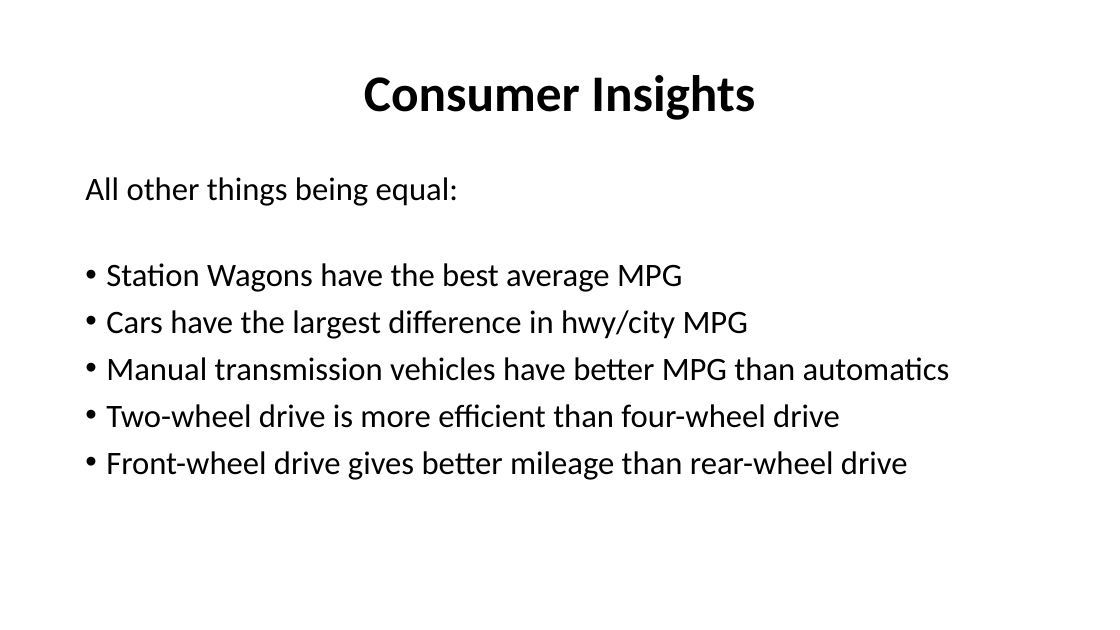
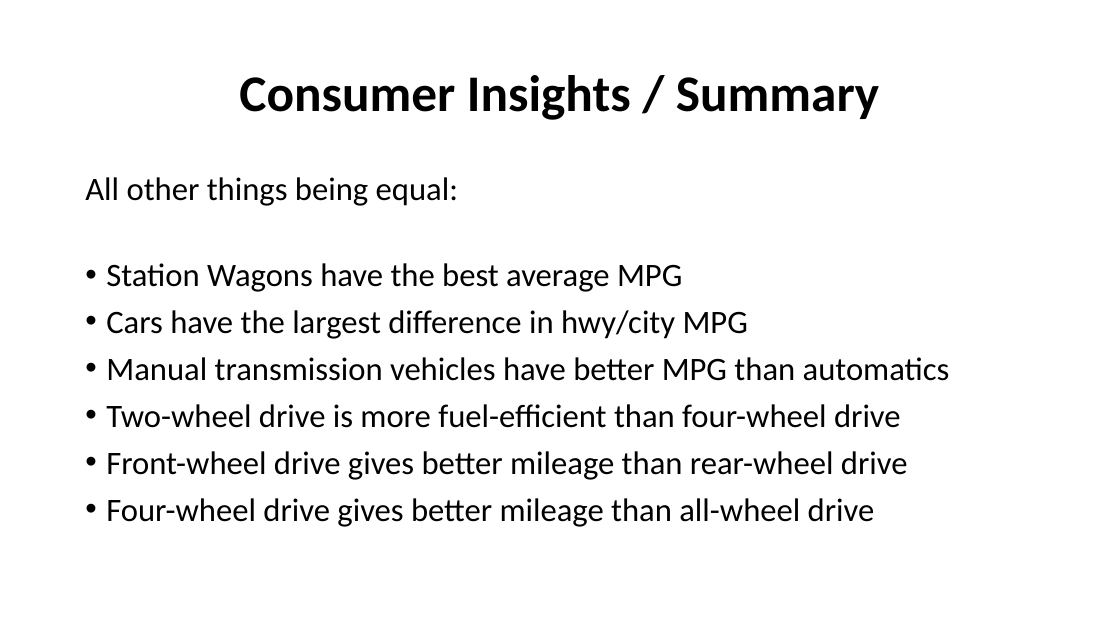
Before and after one commit to spenser-v/EPA_Data_Analysis, a slide deck: slide 12 of thinkful data analysis capstone.pptx (slide 10 before the commit). Drawn at 1120x630 pixels with LibreOffice and Linux fonts; fonts in the diff are those of the drawing. Boxes give left, top, right and bottom in pixels: in the first picture for what was removed or moved away, otherwise in the second. Text is boxed around its words. In the diff, an @@ line names an element or a change of style, - is before the commit and + after.

Commit message:
Statistical analysis on EPA fuel economy dataset: Excel workbook and Powerpoint presentation

```diff
--- a/thinkful data analysis capstone.pptx
+++ b/thinkful data analysis capstone.pptx
@@ title at box(239, 75, 879, 120): text changed @@
-Consumer Insights
+Consumer Insights / Summary
@@ text at box(106, 404, 901, 428): text changed @@
-• Two-wheel drive is more efficient than four-wheel drive
+• Two-wheel drive is more fuel-efficient than four-wheel drive
@@ text at box(106, 498, 875, 527): paragraph added @@
+• Four-wheel drive gives better mileage than all-wheel drive
```
Also in this commit, not shown: 2 other slides changed, 2 slides added, 1 other file.
